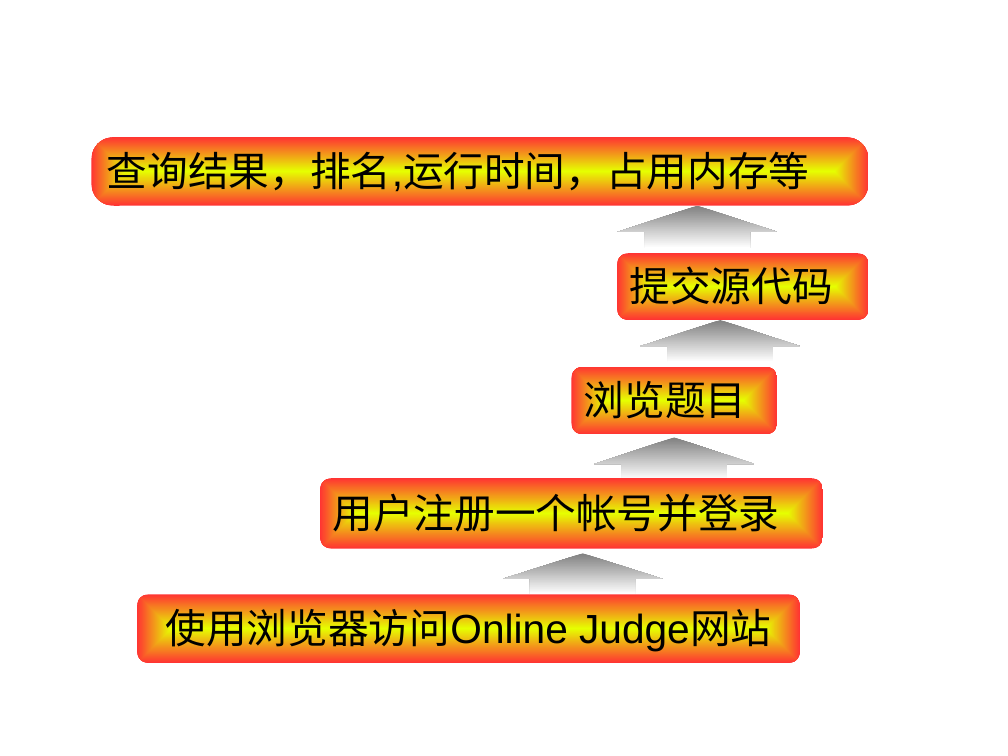
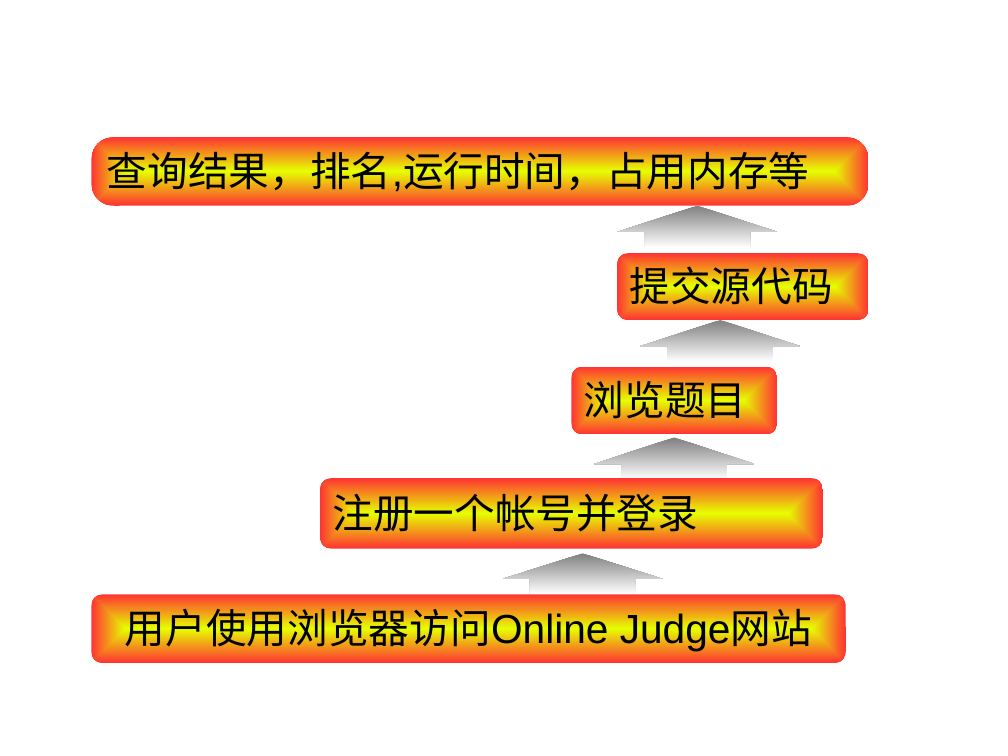
Before and after one commit to 1e0ng/soj-legacy, a slide deck: slide 3 of doc/SOJPresentation.ppt. Drawn at 1008x756 pixels with LibreOffice and Linux fonts; fonts in the diff are those of the drawing; background and template pictures are left out. Boxes give left, top, right and bottom in pixels: in the first picture for what was removed or moved away, otherwise in the second. Text is boxed around its words. In the diff, an @@ line names an element or a change of style, - is before the commit and + after.

```diff
--- a/doc/SOJPresentation.ppt
+++ b/doc/SOJPresentation.ppt
@@ text in rounded rectangle at [332,486,698,532]: text changed @@
-用户注册一个帐号并登录
+注册一个帐号并登录
@@ rounded rectangle "用户使用浏览器访问Online Judge网站": place and size @@
-rounded rectangle "用户使用浏览器访问Online Judge网站" at [137,595,800,663]
+rounded rectangle "用户使用浏览器访问Online Judge网站" at [91,595,846,663]
@@ text in rounded rectangle at [125,602,812,651]: text changed @@
-使用浏览器访问Online Judge网站
+用户使用浏览器访问Online Judge网站
```
Also in this commit, not shown: 2 other slides changed, 1 slide added.
